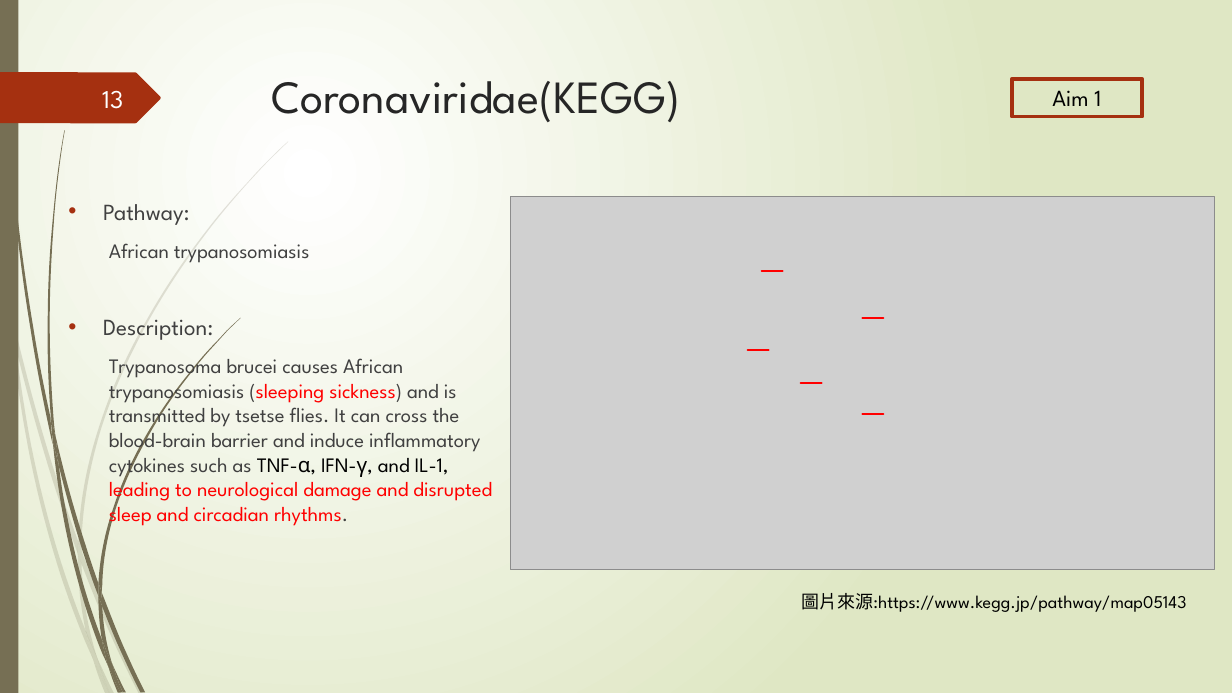
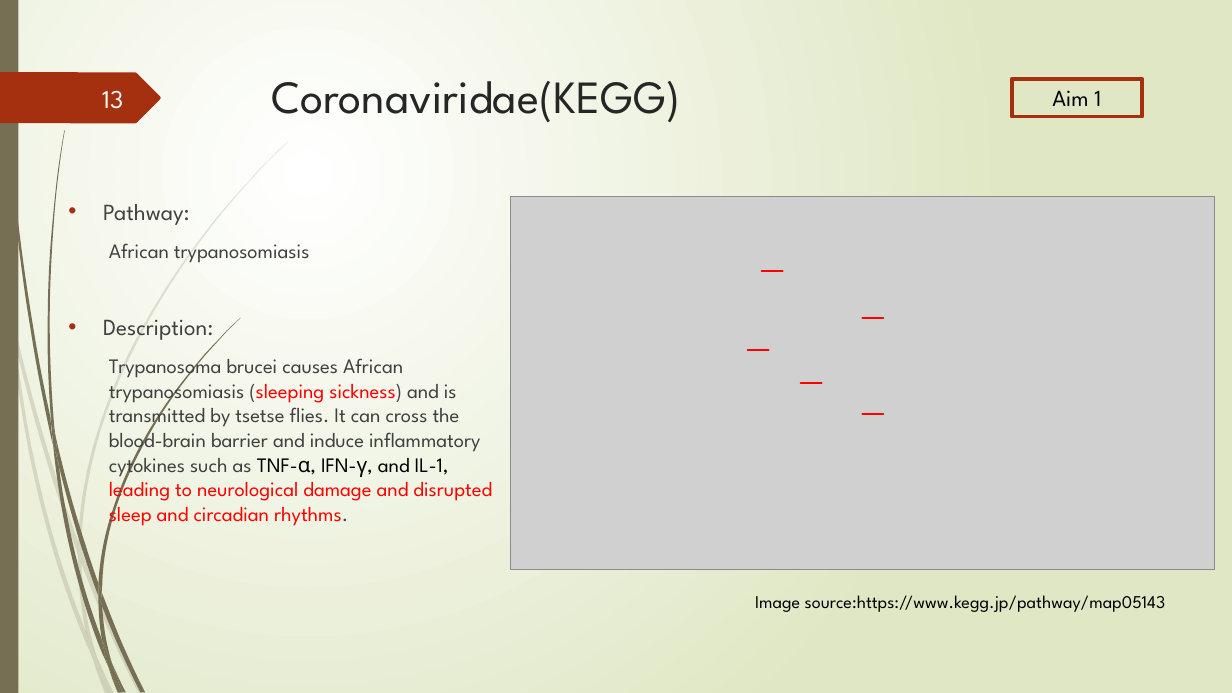
Before and after one commit to Lai-jun-yan/Academia-Sinica-internship-project, a slide deck: slide 13 of 暑期實習進度報告/presentation_final.pptx. Drawn at 1232x693 pixels with LibreOffice and Linux fonts; fonts in the diff are those of the drawing; grey boxes stand for pictures. Boxes give left, top, right and bottom in pixels: in the first picture for what was removed or moved away, otherwise in the second. Text is boxed around its words. In the diff, an @@ line names an element or a change of style, - is before the commit and + after.

```diff
--- a/暑期實習進度報告/presentation_final.pptx
+++ b/暑期實習進度報告/presentation_final.pptx
@@ text at (755,595,1166,612): text changed @@
-圖片來源:https://www.kegg.jp/pathway/map05143
+Image source:https://www.kegg.jp/pathway/map05143
```
Also in this commit, not shown: 8 other slides changed, 2 slides added.
